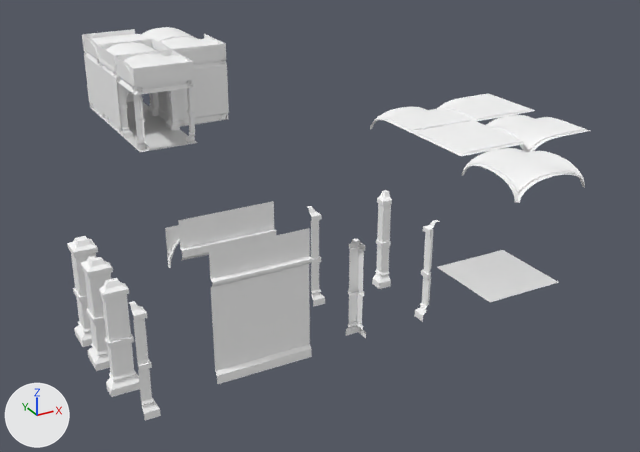
A saved change to the Blender file Modular_Dungeon.blend.
Before and after are seen from a camera (50 mm lens) standing at (-22.2, -51.6, 18.8) and looking at (0.7, -10.0, -2.0). Arrows for +X, +Y and +Z are at lower left; the lights stay in place.

The older version as bpy lines, for what is in view:
```python
ob_example_cross = bpy.data.objects.new('Example_Cross', me_texturescom_pavement_cobblestoneold_1k_albedo)
ob_example_cross.location = (-4.0, 4.0, 0.0)
ob_example_cross.rotation_euler = (0.0, 0.0, -1.571)  # degrees (0, 0, -90)
ob_pillar1 = bpy.data.objects.new('Pillar1', me_plane_015)
ob_pillar1.location = (-15.0, -25.0, 0.0)
ob_wall_004 = bpy.data.objects.new('Wall.004', me_texturescom_pavement_cobblestoneold_1k_albedo_001)
ob_wall_004.parent = ob_example_deadend
ob_wall_004.location = (0.0, 8.0, 0.0)
ob_wall_004.rotation_euler = (0.0, 0.0, 1.571)  # degrees (0, 0, 90)
# also in view: 'Pillar.005' at (-4.0, 4.0, 2.2); 'Pillar3' at (-15.0, -21.0, 2.0); 'Wall' at (-10.0, -25.1, 2.8); 'Roof_Vaulted4' at (4.0, -23.0, 5.0); 'Roof_Vaulted2' at (4.0, -15.0, 5.0)
```
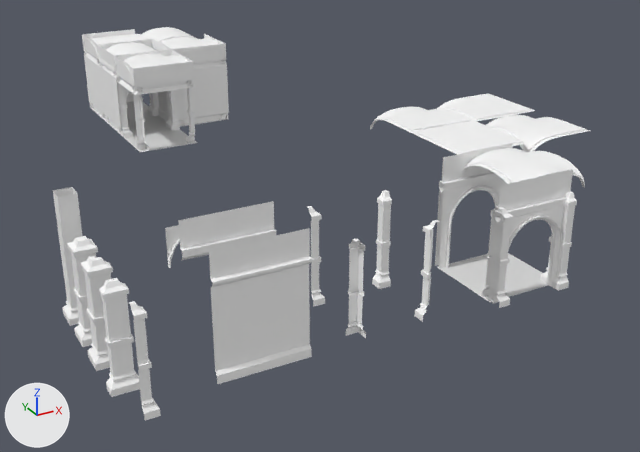
Scene script edits in JSON lines:
```json
{"op": "add", "block": "mat_wall_001", "code": ["mat_wall_001 = principled_material('Wall.001')", "mat_wall_001.base_color = (1.0, 1.0, 1.0)  # white #ffffff"]}
{"op": "add", "block": "mat_concrete_001", "code": ["mat_concrete_001 = principled_material('Concrete.001')", "mat_concrete_001.base_color = (1.0, 1.0, 1.0)  # white #ffffff"]}
{"op": "add", "block": "me_plane_009", "code": ["me_plane_009 = bpy.data.meshes.new('Plane.009')", "me_plane_009.from_pydata(...)  # 48 vertices, 40 faces; spans x -0.6..0.6, y -0.6..0.6, z -0.3..5.5", "# faces by material slot: [8, 32]", "me_plane_009.materials.append(mat_wall)  # its picture is missing", "me_plane_009.materials.append(mat_concrete)  # its picture is missing"]}
{"op": "add", "block": "me_archdecor_009", "code": ["me_archdecor_009 = bpy.data.meshes.new('ArchDecor.009')", "me_archdecor_009.from_pydata(...)  # 489 vertices, 380 faces; spans x -2.0..2.0, y 1.4..2.6, z 0.0..5.5", "me_archdecor_009.polygons.foreach_set('use_smooth', [True] * 380)", "# faces by material slot: [108, 272]", "me_archdecor_009.materials.append(mat_wall_001)  # its picture is missing", "me_archdecor_009.materials.append(mat_concrete_001)  # its picture is missing"]}
{"op": "add", "block": "me_archdecor_011", "code": ["me_archdecor_011 = bpy.data.meshes.new('ArchDecor.011')", "me_archdecor_011.from_pydata(...)  # 317 vertices, 272 faces; spans x -2.0..2.0, y 1.7..2.3, z 0.0..5.5", "me_archdecor_011.polygons.foreach_set('use_smooth', [True] * 272)", "# faces by material slot: [92, 180]", "me_archdecor_011.materials.append(mat_wall_001)  # its picture is missing", "me_archdecor_011.materials.append(mat_concrete_001)  # its picture is missing"]}
{"op": "add", "block": "ob_pillar4_plain", "code": ["ob_pillar4_plain = bpy.data.objects.new('Pillar4_Plain', me_plane_009)", "ob_pillar4_plain.location = (-15.0, -17.0, 0.0)"]}
{"op": "add", "block": "ob_doorway2", "code": ["ob_doorway2 = bpy.data.objects.new('Doorway2', me_archdecor_009)", "ob_doorway2.location = (3.0, -27.0, 0.0)"]}
{"op": "add", "block": "ob_doorway1", "code": ["ob_doorway1 = bpy.data.objects.new('Doorway1', me_archdecor_011)", "ob_doorway1.location = (3.0, -23.0, 0.0)"]}
```

What differs and where, as boxes [x1, y1, x2, y2] in the pictures (640 x 452 px):
```json
{"object": "Doorway2", "change": "added", "after": [482, 170, 577, 308], "faces in mat_concrete_001 (its picture is missing)": [482, 170, 577, 308], "faces in mat_wall_001 (its picture is missing)": [486, 205, 575, 304]}
{"object": "Doorway1", "change": "added", "after": [435, 144, 513, 268], "faces in mat_concrete_001 (its picture is missing)": [439, 144, 513, 268], "faces in mat_wall_001 (its picture is missing)": [435, 178, 507, 268]}
{"object": "Pillar4_Plain", "change": "added", "after": [53, 187, 82, 326], "faces in mat_wall (its picture is missing)": [53, 187, 82, 308], "faces in mat_concrete (its picture is missing)": [62, 301, 79, 326]}
```
